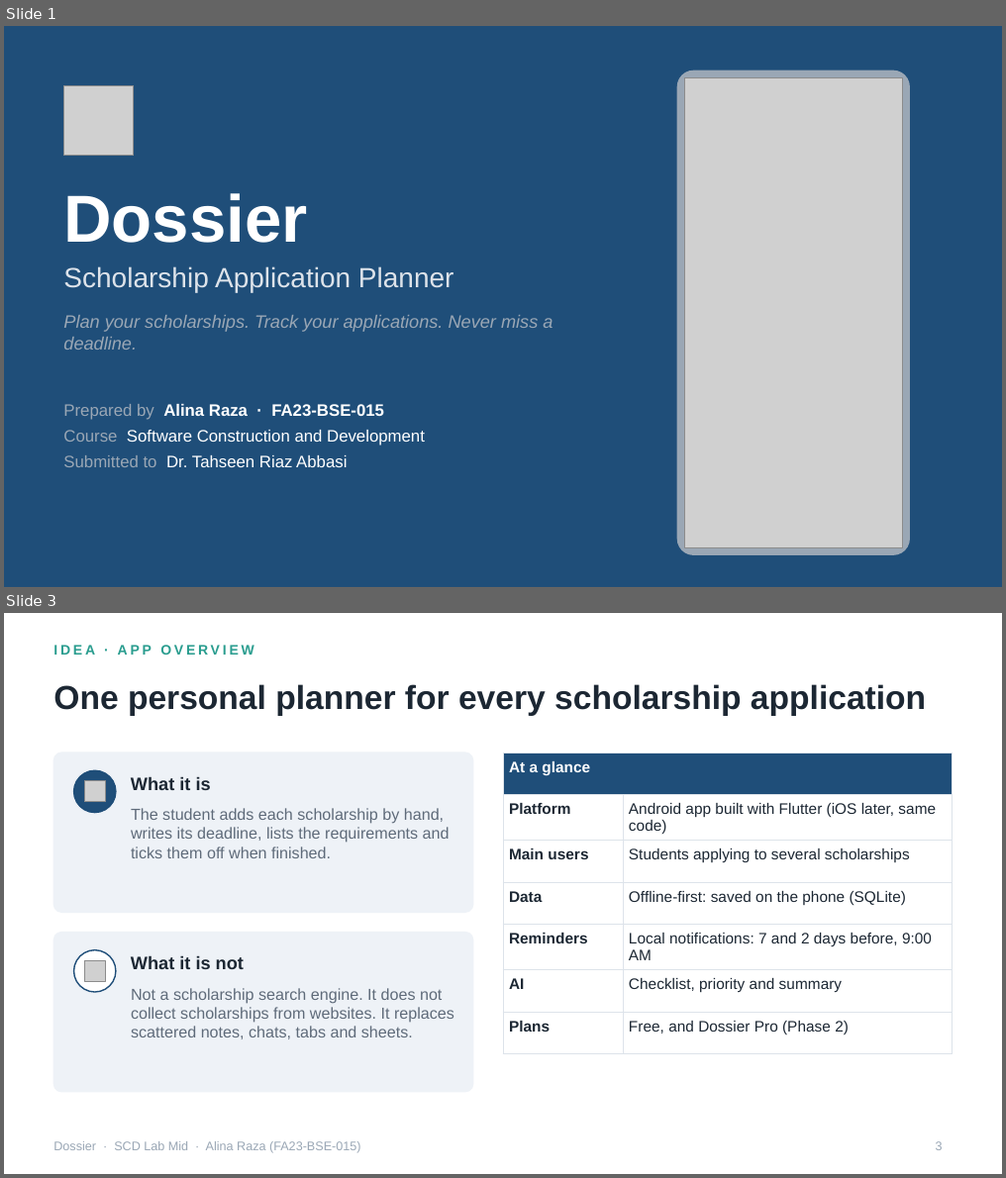
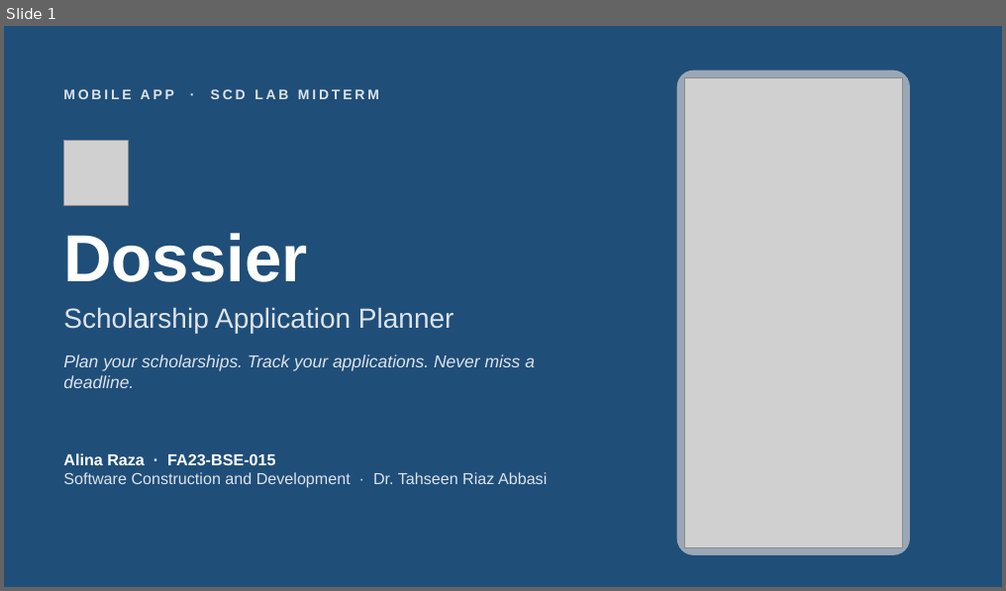
Before and after one commit to alinaraza2017/dossier, a slide deck: presentation_prep/02_Dossier_SCD_Lab_Mid.pptx. Shown one above the other, each under a label of ours: slides 1 and 3 before the commit, slide 1 after it; the slides between them are not shown. The pictures are 1006x1178 and 1006x591 pixels, drawn with LibreOffice and Linux fonts; fonts in the diff are those of the drawing; grey boxes stand for pictures. Boxes give left, top, right and bottom in pixels: in the first picture for what was removed or moved away, otherwise in the second. Text is boxed around its words. In the diff, an @@ line names an element or a change of style, - is before the commit and + after.

```diff
--- a/presentation_prep/02_Dossier_SCD_Lab_Mid.pptx
+++ b/presentation_prep/02_Dossier_SCD_Lab_Mid.pptx
@@ slide 3 removed at (4, 613, 1002, 1174), background #FFFFFF @@
@@ text removed at (54, 645, 254, 655) @@
-IDEA · APP OVERVIEW
@@ title removed at (54, 684, 926, 716) @@
-One personal planner for every scholarship application
@@ rounded rectangle removed at (54, 753, 473, 912) @@
@@ table removed at (503, 753, 952, 1039), 7 rows, 2 columns @@
-At a glance | 
-Platform | Android app built with Flutter (iOS later, same code)
-Main users | Students applying to several scholarships
-Data | Offline-first: saved on the phone (SQLite)
-Reminders | Local notifications: 7 and 2 days before, 9:00 AM
-AI | Checklist, priority and summary
-Plans | Free, and Dossier Pro (Phase 2)
@@ ellipse removed at (74, 770, 116, 813) @@
@@ picture removed at (85, 781, 106, 803) @@
@@ text removed at (131, 776, 211, 790) @@
-What it is
@@ text removed at (131, 808, 450, 859) @@
-The student adds each scholarship by hand, writes its deadline, lists the requirements and ticks them off when finished.
@@ rounded rectangle removed at (54, 933, 473, 1092) @@
@@ ellipse removed at (74, 951, 116, 992) @@
@@ picture removed at (85, 960, 106, 981) @@
@@ text removed at (131, 956, 244, 969) @@
-What it is not
@@ text removed at (131, 988, 454, 1040) @@
-Not a scholarship search engine. It does not collect scholarships from websites. It replaces scattered notes, chats, tabs and sheets.
@@ text removed at (54, 1142, 360, 1154) @@
-Dossier · SCD Lab Mid · Alina Raza (FA23-BSE-015)
@@ page number removed at (936, 1142, 943, 1151) @@
-3
@@ slide 1 changed as well @@
@@ text added at (63, 89, 379, 99), 10 pt, text #DDE3EA, bold @@
+MOBILE APP · SCD LAB MIDTERM
@@ picture: place and size @@
-picture at (63, 85, 134, 156)
+picture at (63, 141, 129, 205)
@@ 3 texts: place and size @@
-3 texts at (63, 193, 552, 350)
+3 texts at (63, 233, 535, 388)
@@ text "Plan your scholarships. Track your ..." at (63, 355, 535, 388): size 13 to 12.5 pt, text colour #9AA7B5 to #DDE3EA @@
@@ text at (63, 454, 547, 488): text changed; size 12 to 11.5 pt; text colour #FFFFFF to #DDE3EA @@
-Prepared by Alina Raza · FA23-BSE-015
-Course Software Construction and Development
-Submitted to Dr. Tahseen Riaz Abbasi
+Alina Raza · FA23-BSE-015
+Software Construction and Development · Dr. Tahseen Riaz Abbasi
```
Also in this commit, not shown: 3 other slides changed, 12 slides added, 28 other slides removed, 5 other files.
